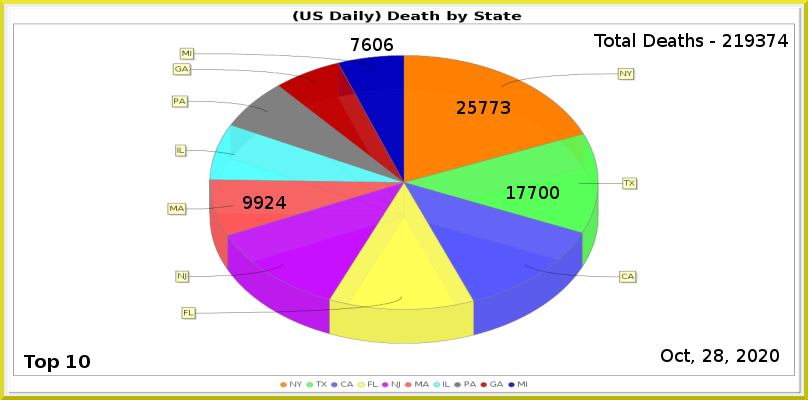
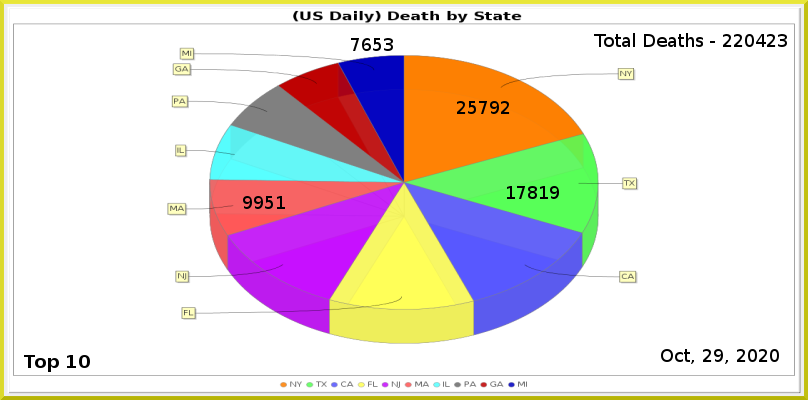
Revision of a layered 808px x 400px image; what changed, layer by layer:
painted on "Least" over [373, 38, 393, 51]
painted on "6" over [265, 196, 286, 209]
painted on "2" over [528, 186, 559, 199]
painted on "1" over [490, 101, 510, 114]
renamed "Total Deaths - 219374" to "Total Deaths - 220423", painted on it over [734, 34, 788, 47]
painted on "Current Date" over [714, 349, 723, 362]
